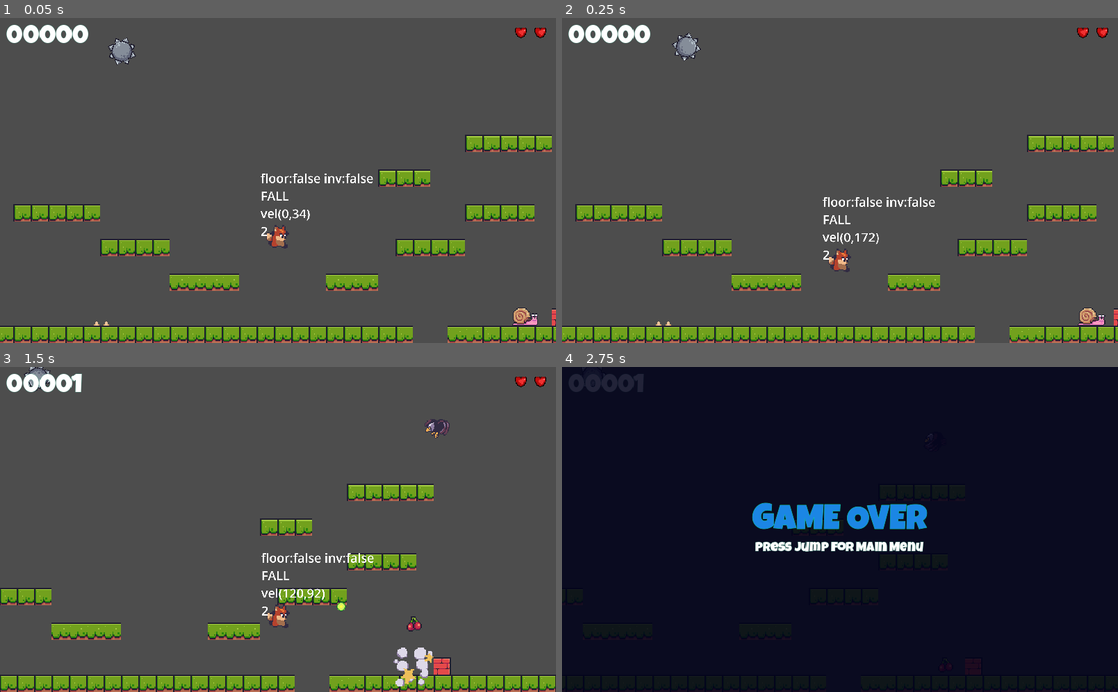
Above: before the commit, frames 1-4 (two rows, left to right).
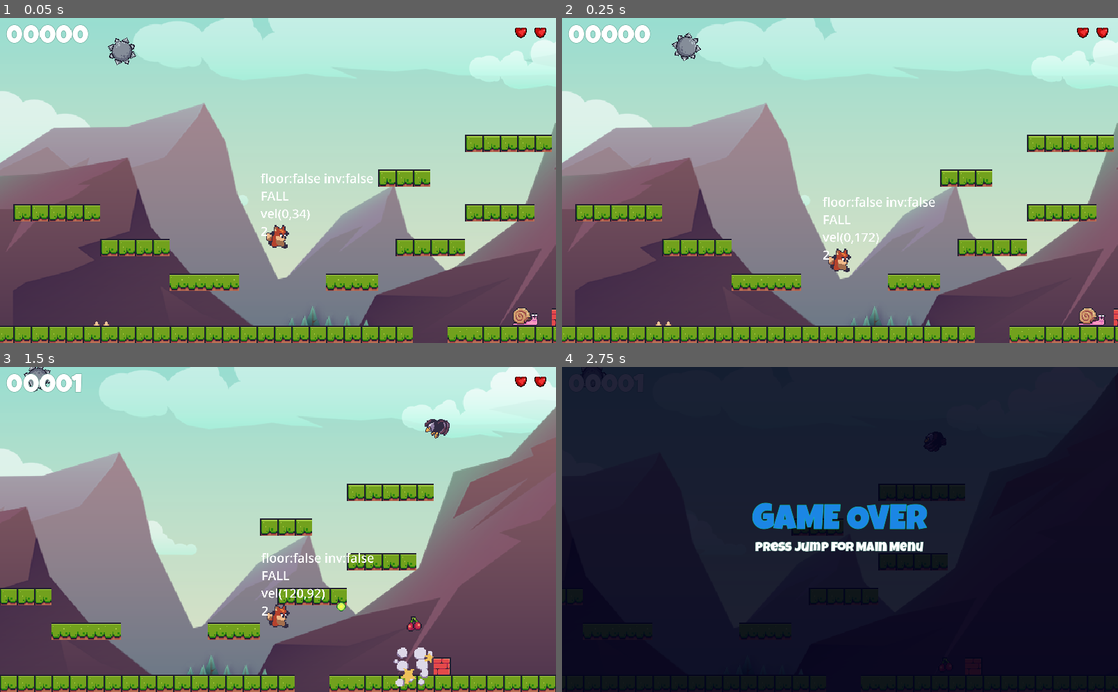
Above: after the commit, the same moments.

Repository: Babrakov/foxy-antics
Game: Godot game, scene res://scenes/level_base/level_base.tscn
The game is run twice, just before and just after one commit, with the same random seed, the same clock (stepped at 60 frames per second) and the same inputs.
Inputs:
- Up to frame 1 (0.05 s): no input
- Up to frame 2 (0.25 s): no input
- Up to frame 3 (1.5 s): hold Right (right) from 0.53 s (still down); tap Space (shoot) at 0.6, 1.35 s; tap Alt (jump) at 0.77 s
- Up to frame 4 (2.75 s): tap Alt (jump) at 1.52 s; release Right (right) at 2.03 s; hold Left (left) from 2.03 s (still down); tap Space (shoot) at 2.1 s

The runs differ from the first frame. In frame 1, 79% of the frame differs, in the area x 0-100%, y 0-100%; in frame 2, 79%; in frame 3, 78%; in frame 4, less than 0.1%.

Commit message:
Parallax Backgrounds

Diff:
--- a/scenes/level_base/level_base.tscn
+++ b/scenes/level_base/level_base.tscn
@@ -13,6 +13,7 @@
 [ext_resource type="PackedScene" uid="uid://dsrqjcm3r3ifl" path="res://scenes/moving_platform/moving_platform.tscn" id="11_44phv"]
 [ext_resource type="PackedScene" uid="uid://ctbg6agj8i1s2" path="res://scenes/boss/boss.tscn" id="12_buy46"]
 [ext_resource type="PackedScene" uid="uid://dfh2gk6ev6fc7" path="res://scenes/checkpoint/checkpoint.tscn" id="13_l0lxq"]
+[ext_resource type="PackedScene" uid="uid://buihettuhlyct" path="res://scenes/scrolling_bg/scrolling_bg.tscn" id="14_2nqjo"]
 
 [sub_resource type="TileSetAtlasSource" id="TileSetAtlasSource_oavpr"]
 texture = ExtResource("1_6hlfd")
@@ -303,3 +304,5 @@
 
 [node name="Checkpoint" parent="." instance=ExtResource("13_l0lxq")]
 position = Vector2(1026, -16)
+
+[node name="ScrollingBg" parent="." instance=ExtResource("14_2nqjo")]
--- /dev/null
+++ b/scenes/scrolling_bg/scrolling_bg.gd
@@ -0,0 +1,89 @@
+extends ParallaxBackground
+
+
+const BG_FILES: Dictionary = {
+	1: [
+		preload("res://assets/backgrounds/game_background_1/layers/sky.png"),
+		preload("res://assets/backgrounds/game_background_1/layers/clouds_1.png"),
+		preload("res://assets/backgrounds/game_background_1/layers/clouds_2.png"),
+		preload("res://assets/backgrounds/game_background_1/layers/clouds_3.png"),
+		preload("res://assets/backgrounds/game_background_1/layers/clouds_4.png"),
+		preload("res://assets/backgrounds/game_background_1/layers/rocks_1.png"),
+		preload("res://assets/backgrounds/game_background_1/layers/rocks_2.png")
+	],
+	2: [
+		preload("res://assets/backgrounds/game_background_2/layers/sky.png"),
+		preload("res://assets/backgrounds/game_background_2/layers/birds.png"),
+		preload("res://assets/backgrounds/game_background_2/layers/clouds_1.png"),
+		preload("res://assets/backgrounds/game_background_2/layers/clouds_2.png"),
+		preload("res://assets/backgrounds/game_background_2/layers/clouds_3.png"),
+		preload("res://assets/backgrounds/game_background_2/layers/pines.png"),
+		preload("res://assets/backgrounds/game_background_2/layers/rocks_1.png"),
+		preload("res://assets/backgrounds/game_background_2/layers/rocks_2.png"),
+		preload("res://assets/backgrounds/game_background_2/layers/rocks_3.png")
+	],
+	3: [
+		preload("res://assets/backgrounds/game_background_3/layers/sky.png"),
+		preload("res://assets/backgrounds/game_background_3/layers/clouds_1.png"),
+		preload("res://assets/backgrounds/game_background_3/layers/clouds_2.png"),
+		preload("res://assets/backgrounds/game_background_3/layers/ground_1.png"),
+		preload("res://assets/backgrounds/game_background_3/layers/ground_2.png"),
+		preload("res://assets/backgrounds/game_background_3/layers/ground_3.png"),
+		preload("res://assets/backgrounds/game_background_3/layers/plant.png"),
+		preload("res://assets/backgrounds/game_background_3/layers/rocks.png")
+	],
+	4: [
+		preload("res://assets/backgrounds/game_background_4/layers/sky.png"),
+		preload("res://assets/backgrounds/game_background_4/layers/clouds_1.png"),
+		preload("res://assets/backgrounds/game_background_4/layers/clouds_2.png"),
+		preload("res://assets/backgrounds/game_background_4/layers/ground.png"),
+		preload("res://assets/backgrounds/game_background_4/layers/rocks.png")
+	]
+}
+
+@export_range(1, 4) var level_number: int = 1
+
+var mirror_x: float = 1440.0
+var sprite_scale: Vector2 = Vector2(0.75, 0.75)
+
+
+# Called when the node enters the scene tree for the first time.
+func _ready():
+	add_backgrounds()
+
+
+func get_increment() -> float:
+	return 1.0 / BG_FILES[level_number].size()
+
+
+func get_sprite(t: Texture2D) -> Sprite2D:
+	var sprite = Sprite2D.new()
+	sprite.texture = t
+	sprite.scale = sprite_scale
+	sprite.offset = Vector2(0,200)
+	return sprite
+
+
+func add_layer(t: Texture2D, time_offset: float) -> void:
+	var sprite = get_sprite(t)
+
+	var par_la = ParallaxLayer.new()
+	par_la.motion_mirroring = Vector2(mirror_x, 0)
+	par_la.motion_scale = Vector2(time_offset, 0)
+	par_la.add_child(sprite)
+
+	add_child(par_la)
+
+
+func add_backgrounds() -> void:
+	var inc = get_increment()
+	var time_offset = inc
+	var files_list = BG_FILES[level_number]
+
+	for index in range(files_list.size()):
+		var bg_file = files_list[index]
+		if index == 0:
+			add_layer(bg_file, 1)
+		else:
+			add_layer(bg_file, time_offset)
+			time_offset += inc
--- /dev/null
+++ b/scenes/scrolling_bg/scrolling_bg.tscn
@@ -0,0 +1,6 @@
+[gd_scene load_steps=2 format=3 uid="uid://buihettuhlyct"]
+
+[ext_resource type="Script" path="res://scenes/scrolling_bg/scrolling_bg.gd" id="1_y7rss"]
+
+[node name="ScrollingBg" type="ParallaxBackground"]
+script = ExtResource("1_y7rss")
Not shown: 1 places in scenes/level_base/level_base.tscn that only renumber resources
